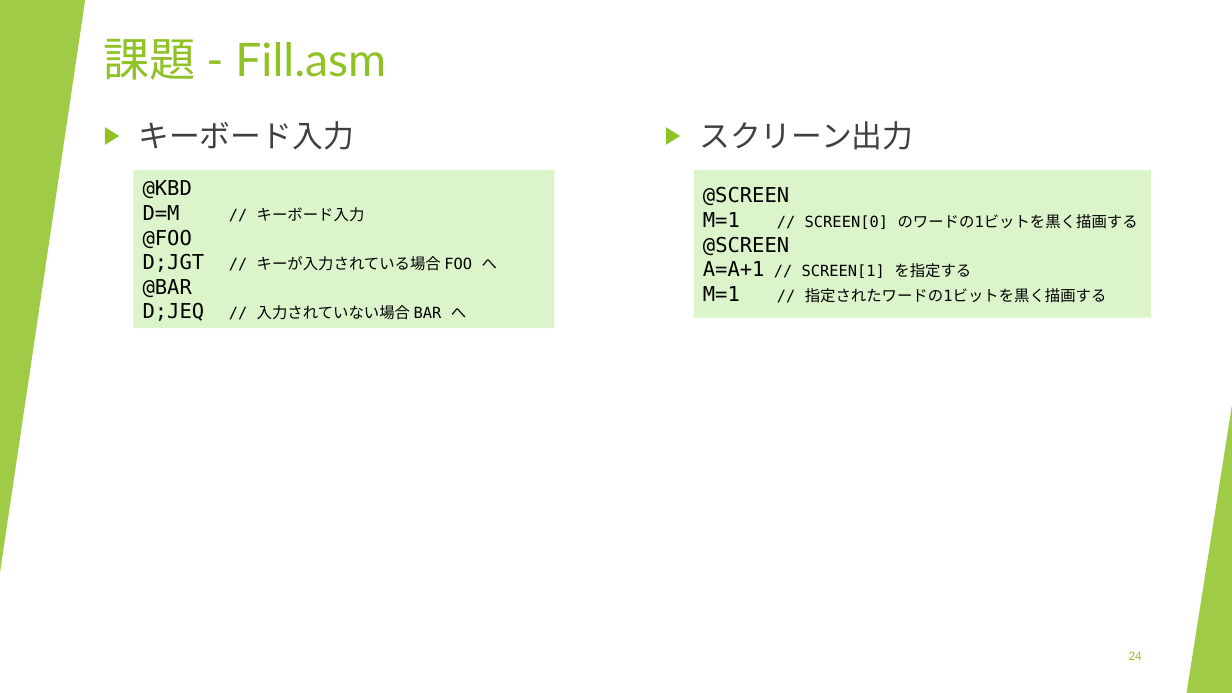
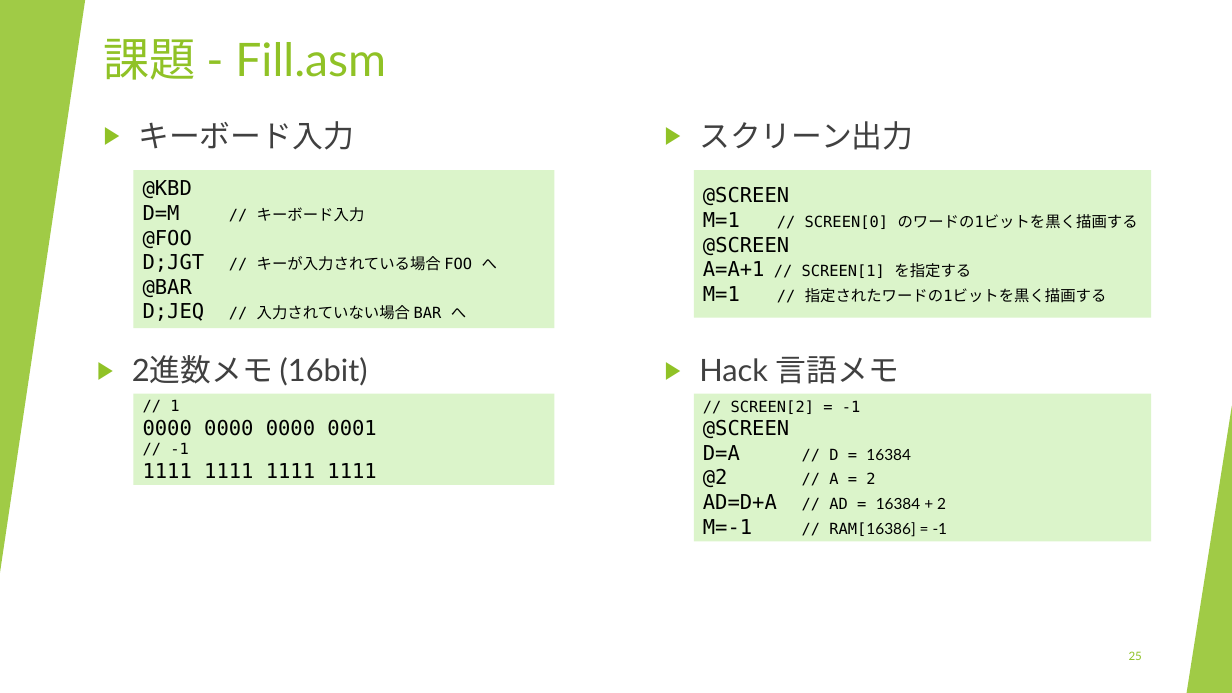
Before and after one commit to lulichn/slides.lulichn.net, a slide deck: slide 25 of slides/nand2tetris/04.pptx (slide 24 before the commit). Drawn at 1232x693 pixels with LibreOffice and Linux fonts; fonts in the diff are those of the drawing. Boxes give left, top, right and bottom in pixels: in the first picture for what was removed or moved away, otherwise in the second. Text is boxed around its words. In the diff, an @@ line names an element or a change of style, - is before the commit and + after.

```diff
--- a/slides/nand2tetris/04.pptx
+++ b/slides/nand2tetris/04.pptx
@@ text added at (132, 355, 368, 386), 24 pt, text #404040 @@
+▶ 2進数メモ (16bit)
@@ text added at (699, 356, 899, 384), 24 pt, text #404040 @@
+▶ Hack 言語メモ
@@ rectangle added at (133, 394, 555, 485), fill #DBF4CA, 16 pt, text #000000 @@
+// 1
+0000 0000 0000 0001
+// -1
+1111 1111 1111 1111
@@ rectangle added at (694, 394, 1152, 542), fill #DBF4CA, 12 pt, text #000000 @@
+// SCREEN[2] = -1
+@SCREEN
+D=A // D = 16384
+@2 // A = 2
+AD=D+A // AD = 16384 + 2
+M=-1 // RAM[16386] = -1
@@ page number at (1129, 651, 1142, 660): text changed @@
-24
+25
```
Also in this commit, not shown: 2 other slides changed, 2 slides added, 1 other file.
